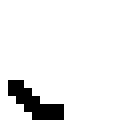
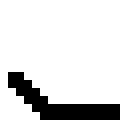
Layers edited between the first and the second w=128, h=128 image:
painted on "图层 1" over [8, 72, 120, 120]
